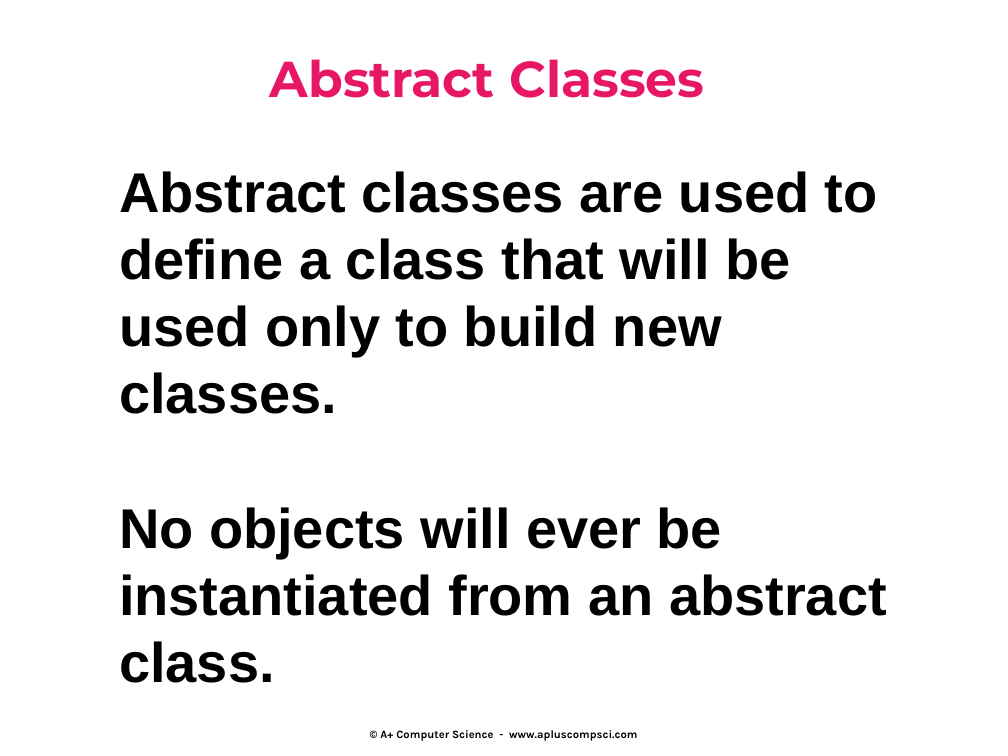
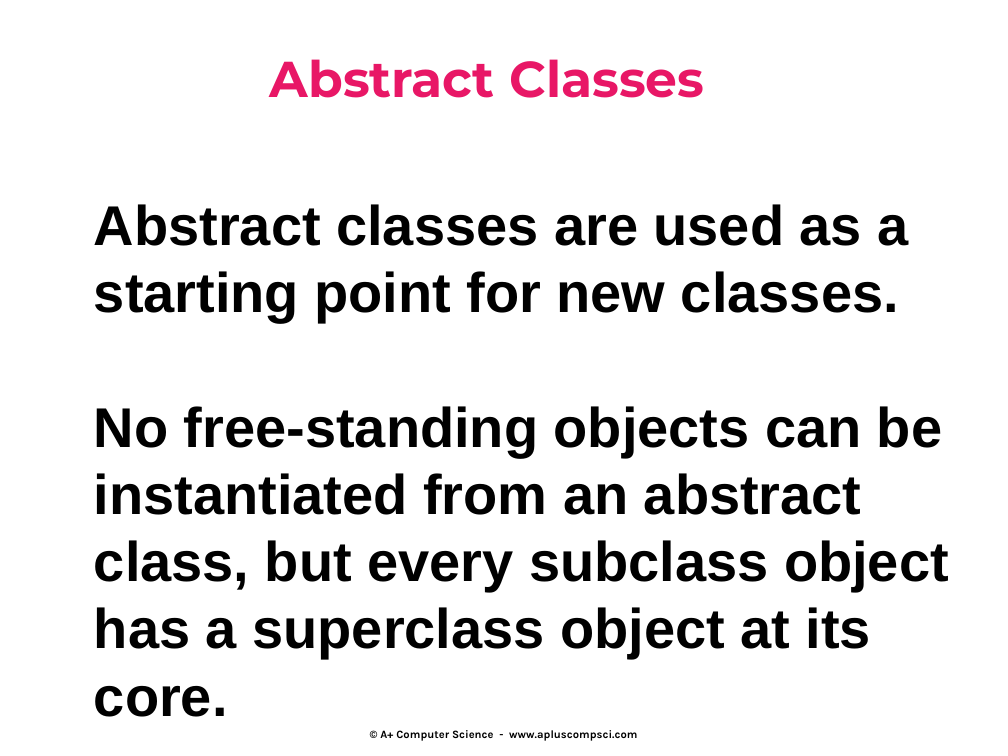
Before and after one commit to Cy-FairCS/cs3, a slide deck: slide 5 of u04b_abstractClasses/notes/_abstract_classes - Day 1.pptx. Drawn at 1008x756 pixels with LibreOffice and Linux fonts; fonts in the diff are those of the drawing. Boxes give left, top, right and bottom in pixels: in the first picture for what was removed or moved away, otherwise in the second. Text is boxed around its words. In the diff, an @@ line names an element or a change of style, - is before the commit and + after.

```diff
--- a/u04b_abstractClasses/notes/_abstract_classes - Day 1.pptx
+++ b/u04b_abstractClasses/notes/_abstract_classes - Day 1.pptx
@@ text at box(94, 204, 949, 717): text changed @@
-Abstract classes are used to
-define a class that will be
-used only to build new
-classes.
-No objects will ever be
-instantiated from an abstract
-class.
+Abstract classes are used as a starting point for new classes.
+No free-standing objects can be
+instantiated from an abstract class, but every subclass object has a superclass object at its core.
```
Also in this commit, not shown: 4 other slides changed, 3 slides added, 1 slide removed, 23 other files.
